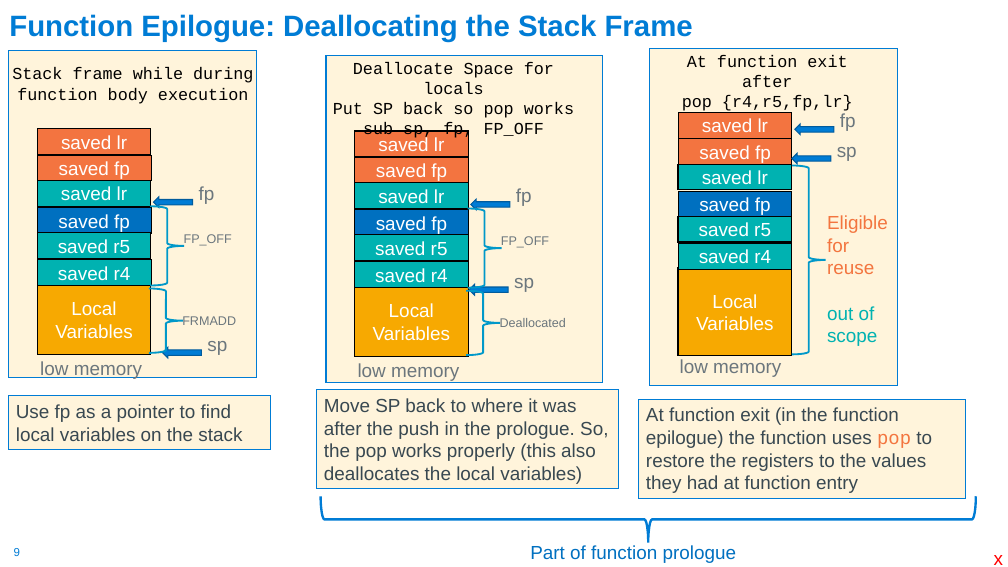
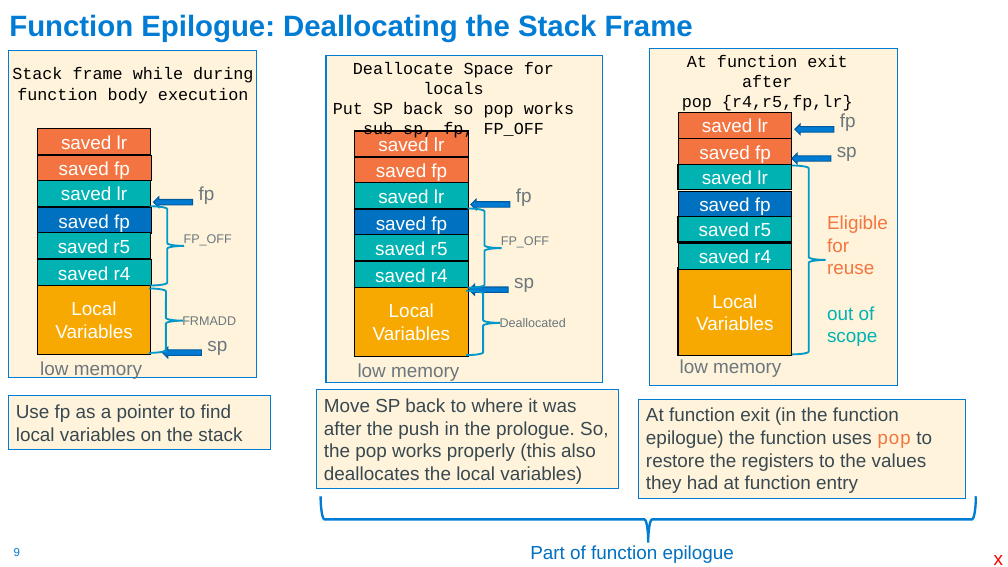
Before and after one commit to cse30-fa22/Muller_CSE30_Lecture_Slides, a slide deck: slide 9 of 10_Assm_Part5.pptx. Drawn at 1008x567 pixels with LibreOffice and Linux fonts; fonts in the diff are those of the drawing. Boxes give left, top, right and bottom in pixels: in the first picture for what was removed or moved away, otherwise in the second. Text is boxed around its words. In the diff, an @@ line names an element or a change of style, - is before the commit and + after.

```diff
--- a/10_Assm_Part5.pptx
+++ b/10_Assm_Part5.pptx
@@ text at <box>530,545,734,563</box>: text changed @@
-Part of function prologue
+Part of function epilogue
```
Also in this commit, not shown: 2 other slides changed, 5 other files.
